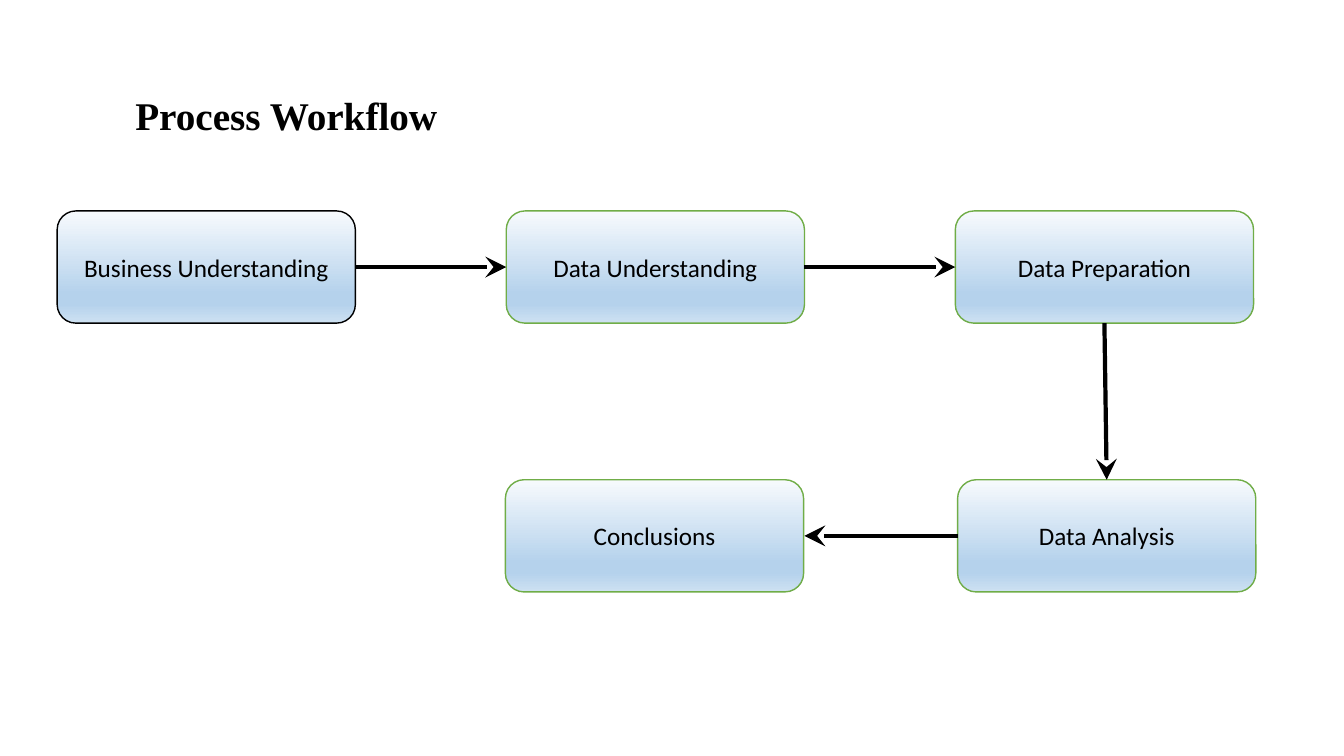
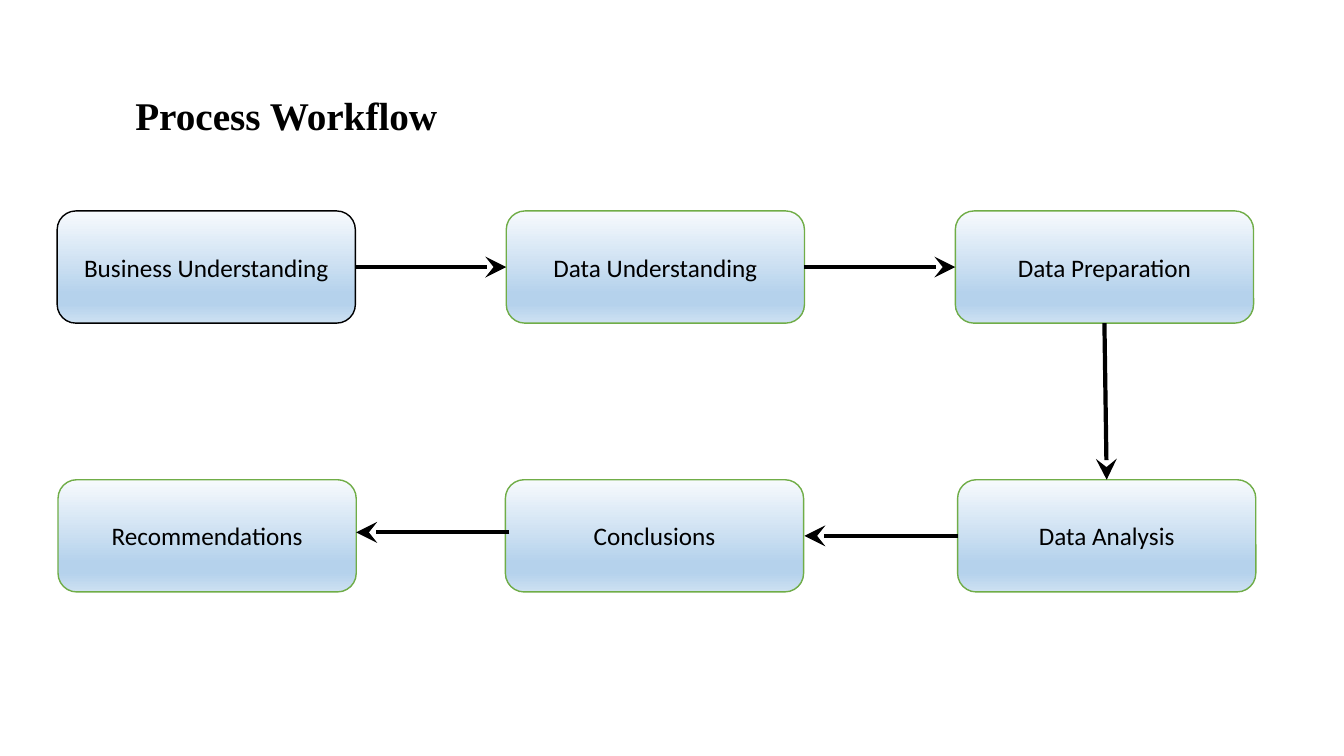
Before and after one commit to Nanditha-G-N/Machine-Learning-Case-Studies, a slide deck: slide 3 of Spark Funds Presentation.pptx. Drawn at 1344x756 pixels with LibreOffice and Linux fonts; fonts in the diff are those of the drawing; background and template pictures are left out. Boxes give left, top, right and bottom in pixels: in the first picture for what was removed or moved away, otherwise in the second. Text is boxed around its words. In the diff, an @@ line names an element or a change of style, - is before the commit and + after.

```diff
--- a/Spark Funds Presentation.pptx
+++ b/Spark Funds Presentation.pptx
@@ rounded rectangle added at <box>58,480,357,592</box>, fill gradient #F7FAFD to #B5D2EC to #CEE1F2, outline #70AD47 1 pt, 18 pt, text #000000 @@
+Recommendations
@@ arrow added from (509, 532) to (356, 532), #000000 3 pt @@
```
Also in this commit, not shown: 5 other slides changed, 2 slides added, 1 slide removed, 2 other files.
